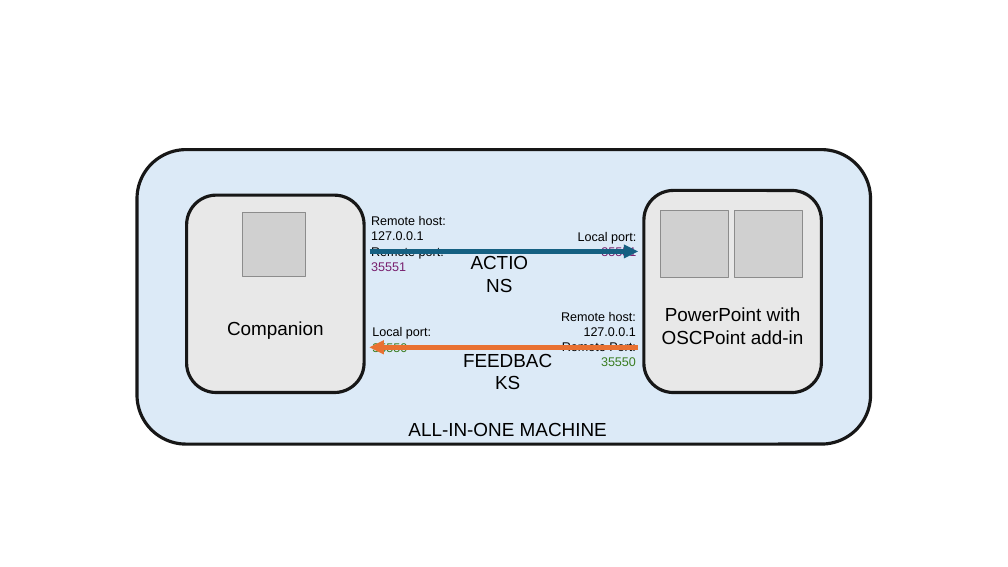
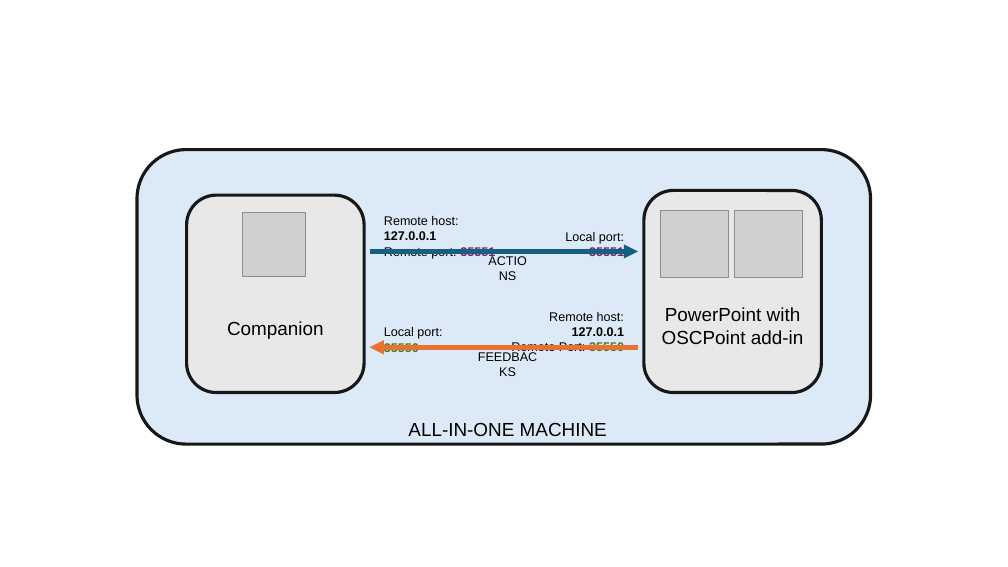
Before and after one commit to phuvf/oscpoint, a slide deck: slide 1 of assets/connection_examples/connnection_examples.pptx. Drawn at 1008x567 pixels with LibreOffice and Linux fonts; fonts in the diff are those of the drawing; grey boxes stand for pictures. Boxes give left, top, right and bottom in pixels: in the first picture for what was removed or moved away, otherwise in the second. Text is boxed around its words. In the diff, an @@ line names an element or a change of style, - is before the commit and + after.

```diff
--- a/assets/connection_examples/connnection_examples.pptx
+++ b/assets/connection_examples/connnection_examples.pptx
@@ text "Remote host: 127.0.0.1" moved from (x1=371, y1=216, x2=446, y2=271) to (x1=384, y1=216, x2=495, y2=259) @@
@@ text "Remote host: 127.0.0.1" at (x1=384, y1=216, x2=495, y2=259): bold on in "127.0.0.1", "35551" @@
@@ text "Local port: 35551" moved from (x1=578, y1=232, x2=636, y2=259) to (x1=565, y1=232, x2=624, y2=259) @@
@@ text "Local port: 35551" at (x1=565, y1=232, x2=624, y2=259): bold on in "35551" @@
@@ text "ACTIONS" at (x1=477, y1=249, x2=538, y2=271): size 18 to 12 pt @@
@@ text "ACTIONS" moved from (x1=457, y1=247, x2=542, y2=278) to (x1=477, y1=249, x2=538, y2=271) @@
@@ text "Local port: 35550" moved from (x1=372, y1=327, x2=431, y2=355) to (x1=384, y1=327, x2=442, y2=355) @@
@@ text "Local port: 35550" at (x1=384, y1=327, x2=442, y2=355): bold on in "35550" @@
@@ text "Remote host: 127.0.0.1" moved from (x1=561, y1=312, x2=636, y2=366) to (x1=511, y1=312, x2=624, y2=354) @@
@@ text "Remote host: 127.0.0.1" at (x1=511, y1=312, x2=624, y2=354): bold on in "127.0.0.1", "35550" @@
@@ text "FEEDBACKS" moved from (x1=455, y1=345, x2=560, y2=375) to (x1=470, y1=346, x2=545, y2=368) @@
@@ text "FEEDBACKS" at (x1=470, y1=346, x2=545, y2=368): size 18 to 12 pt @@
```
Also in this commit, not shown: 2 other slides changed, 3 other files.
